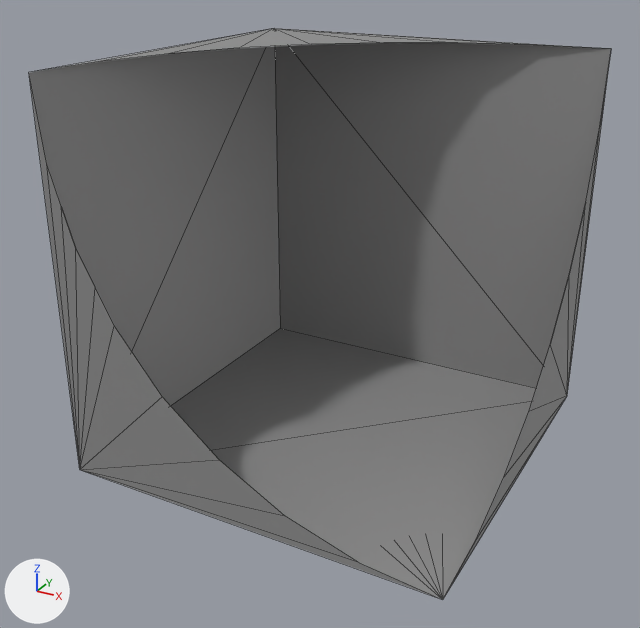
An edit to the glTF model models/seperated_blocks/r4c2_body_grey.gltf, drawn before and after from the same camera.
Camera for both pictures: a 50 mm camera at (1.95, -3.81, 1.58) aimed at (-0.06, -0.16, -0.25). Arrows for +X, +Y and +Z are at lower left; the lights stay in place. Mesh edges are drawn as thin lines. Objects named as collision shapes, trigger or cutter boxes, shadow casters or lower levels of detail are left out. Vertices at the same position are counted once.

Names of what the first picture shows: 'r4c2_body_grey'.
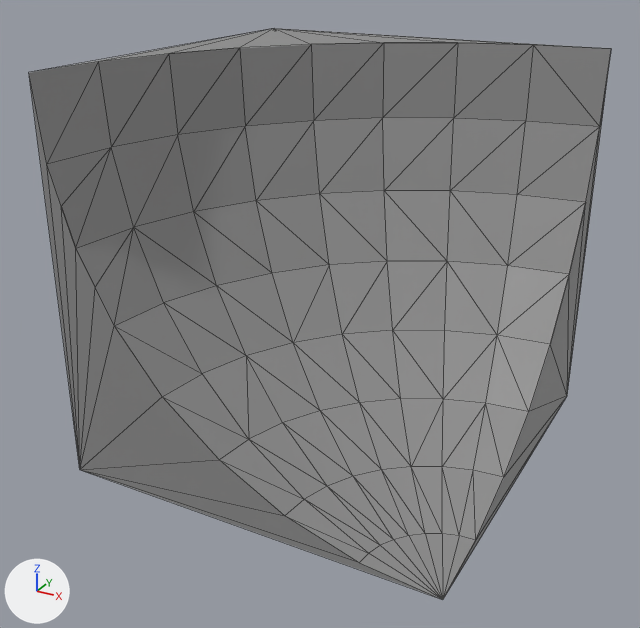
The change in detail:
me_cube_542 is used by ob_r4c2_body_grey; location (0.0, 0.0, 0.0).
me_cube_542 had 76 vertices, 112 faces and spanned x -1.01..0.99, y -1.0..1.0, z -1.0..1.0.
me_cube_542 now has 119 vertices, 234 faces and spans x -1.01..0.99, y -1.0..1.0, z -1.0..1.0.
Part 1, on me_cube_542:
43 vertices are added at x -0.93..0.84, y -0.93..0.92, z -0.96..0.61.
122 new faces join them.

Pixel boxes [x1, y1, x2, y2] of what changed, in the pictures (640 x 628 px):
part 1 of me_cube_542, added: after [29, 43, 611, 599]
